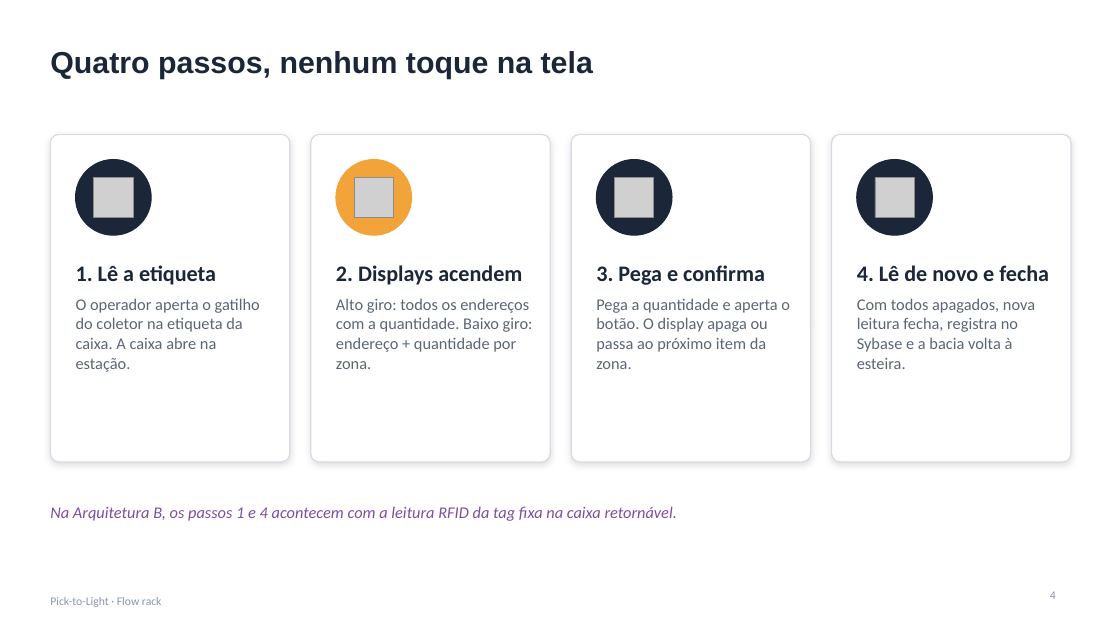
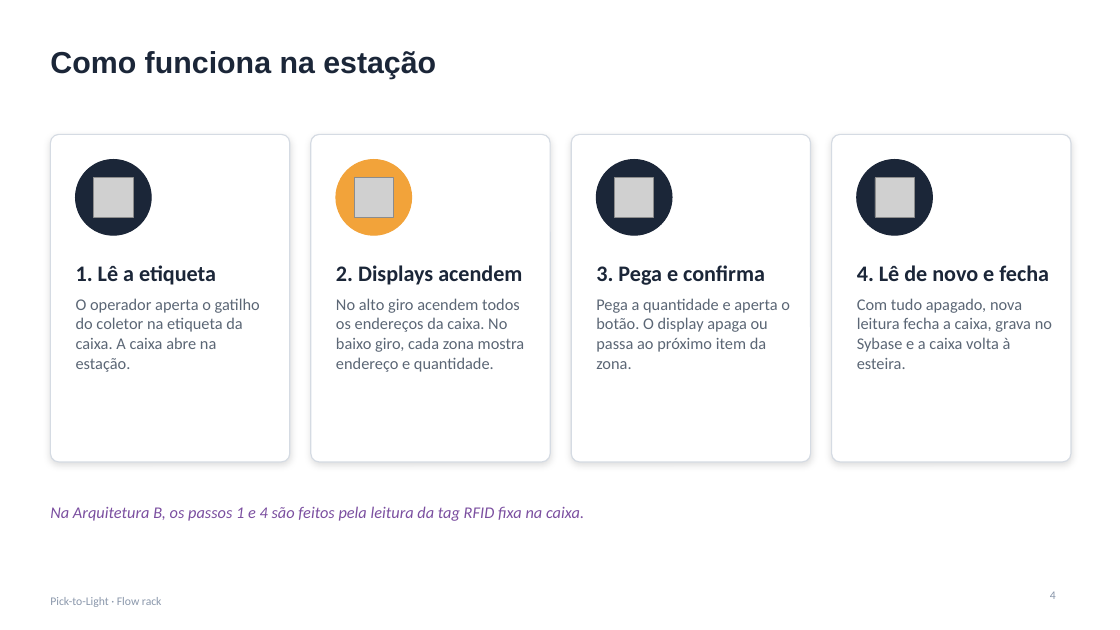
Before and after one commit to jivo88/picking_to_light, a slide deck: slide 4 of projeto/entregaveis/Apresentacao_PTL.pptx. Drawn at 1120x630 pixels with LibreOffice and Linux fonts; fonts in the diff are those of the drawing; grey boxes stand for pictures. Boxes give left, top, right and bottom in pixels: in the first picture for what was removed or moved away, otherwise in the second. Text is boxed around its words. In the diff, an @@ line names an element or a change of style, - is before the commit and + after.

```diff
--- a/projeto/entregaveis/Apresentacao_PTL.pptx
+++ b/projeto/entregaveis/Apresentacao_PTL.pptx
@@ title at (50, 51, 436, 79): text changed @@
-Quatro passos, nenhum toque na tela
+Como funciona na estação
@@ text at (336, 298, 525, 372): text changed @@
-Alto giro: todos os endereços com a quantidade. Baixo giro: endereço + quantidade por zona.
+No alto giro acendem todos os endereços da caixa. No baixo giro, cada zona mostra endereço e quantidade.
@@ text at (857, 298, 1052, 369): text changed @@
-Com todos apagados, nova leitura fecha, registra no Sybase e a bacia volta à esteira.
+Com tudo apagado, nova leitura fecha a caixa, grava no Sybase e a caixa volta à esteira.
@@ text at (50, 506, 584, 521): text changed @@
-Na Arquitetura B, os passos 1 e 4 acontecem com a leitura RFID da tag fixa na caixa retornável.
+Na Arquitetura B, os passos 1 e 4 são feitos pela leitura da tag RFID fixa na caixa.
```
Also in this commit, not shown: 19 other slides changed, 2 slides added, 1 slide removed, 16 other files.
